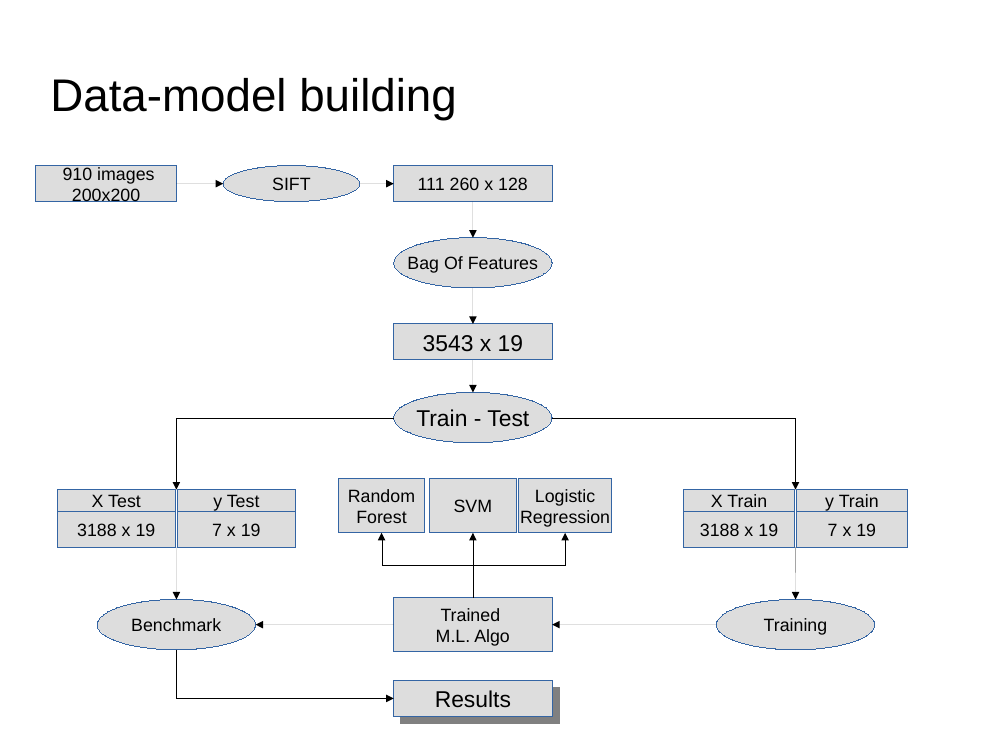
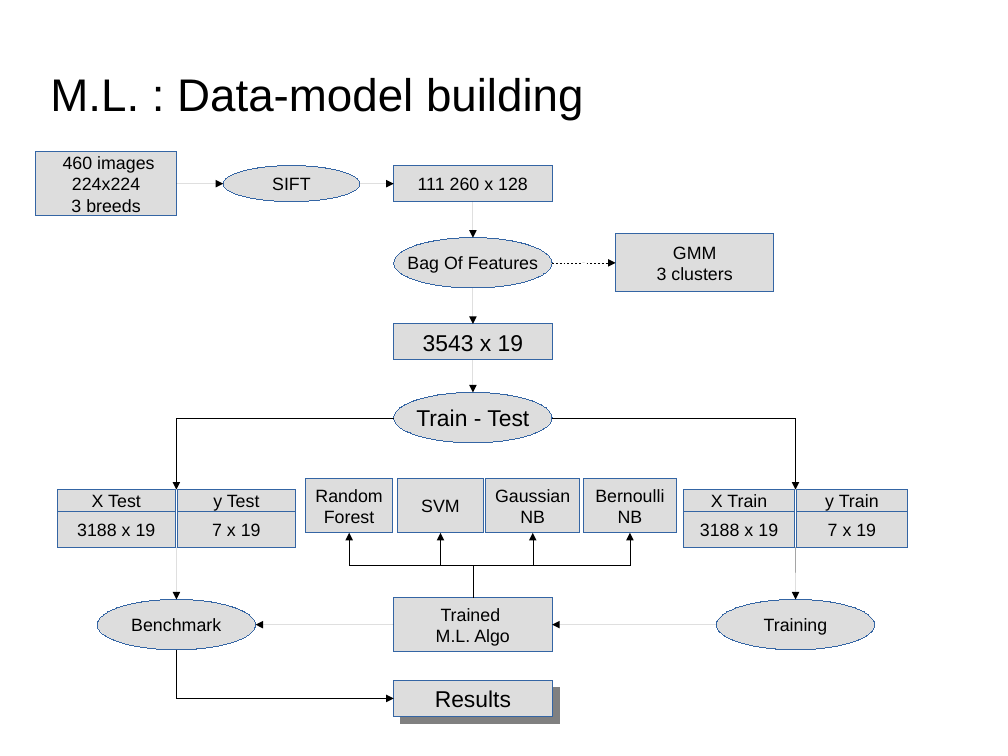
Before and after one commit to dataforcast/OC_Datascientist, a slide deck: slide 18 of P7/report/Openclassrooms_ParcoursDatascientist_P7-V1.odp (slide 15 before the commit). Drawn at 1008x756 pixels with LibreOffice and Linux fonts; fonts in the diff are those of the drawing; background and template pictures are left out. Boxes give left, top, right and bottom in pixels: in the first picture for what was removed or moved away, otherwise in the second. Text is boxed around its words. In the diff, an @@ line names an element or a change of style, - is before the commit and + after.

```diff
--- a/P7/report/Openclassrooms_ParcoursDatascientist_P7-V1.odp
+++ b/P7/report/Openclassrooms_ParcoursDatascientist_P7-V1.odp
@@ title at (x1=50, y1=78, x2=584, y2=121): text changed @@
-Data-model building
+M.L. : Data-model building
@@ rectangle "460 images" resized from (x1=36, y1=166, x2=177, y2=201) to (x1=36, y1=151, x2=177, y2=216) @@
@@ text in rectangle at (x1=63, y1=156, x2=154, y2=216): text changed @@
-910 images
-200x200
+460 images
+224x224
+3 breeds
@@ rectangle added at (x1=616, y1=234, x2=774, y2=292), fill #DDDDDD, outline #3465A4 0 pt, 14 pt, text #000000 @@
+GMM
+3 clusters
@@ arrow added from (552, 263) to (616, 263), #000000 0 pt @@
@@ rectangle "Random" moved from (x1=338, y1=479, x2=424, y2=533) to (x1=306, y1=479, x2=392, y2=533) @@
@@ rectangle "SVM" moved from (x1=430, y1=479, x2=516, y2=533) to (x1=398, y1=479, x2=484, y2=533) @@
@@ rectangle added at (x1=486, y1=479, x2=579, y2=533), fill #DDDDDD, outline #3465A4 0 pt, 14 pt, text #000000 @@
+Gaussian
+NB
@@ rectangle removed at (x1=519, y1=479, x2=612, y2=533) @@
-Logistic
-Regression
@@ rectangle added at (x1=584, y1=479, x2=677, y2=533), fill #DDDDDD, outline #3465A4 0 pt, 14 pt, text #000000 @@
+Bernoulli
+NB
@@ elbow arrow moved from (473, 598) - (381, 533) to (473, 598) - (349, 533) @@
@@ elbow arrow moved from (473, 598) - (473, 533) to (473, 598) - (441, 533) @@
@@ elbow arrow moved from (473, 598) - (565, 533) to (473, 598) - (533, 533) @@
@@ elbow arrow added from (473, 598) to (630, 533), #000000 0 pt @@
```
Also in this commit, not shown: 8 other slides changed, 8 slides added, 2 slides removed, 7 other files.
